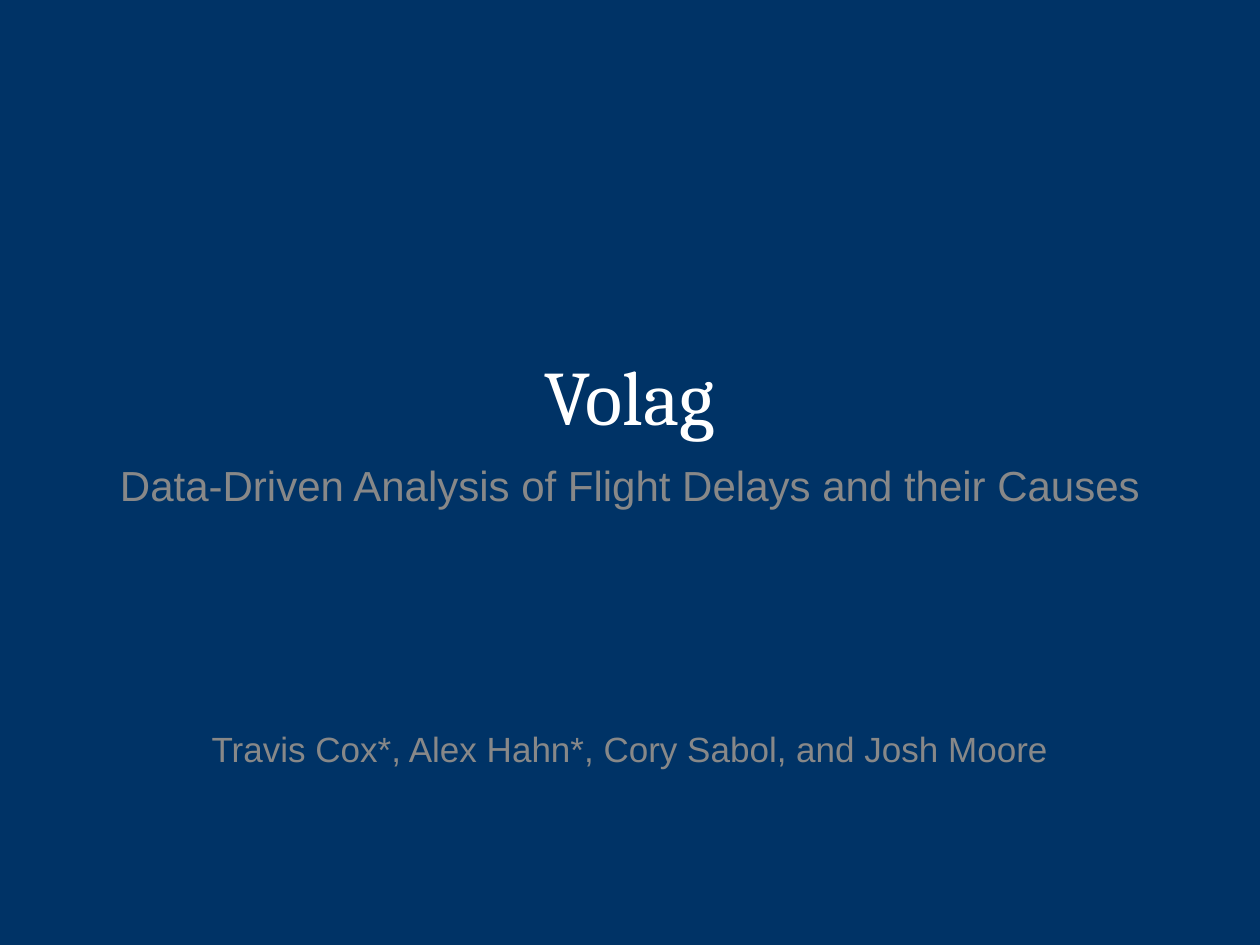
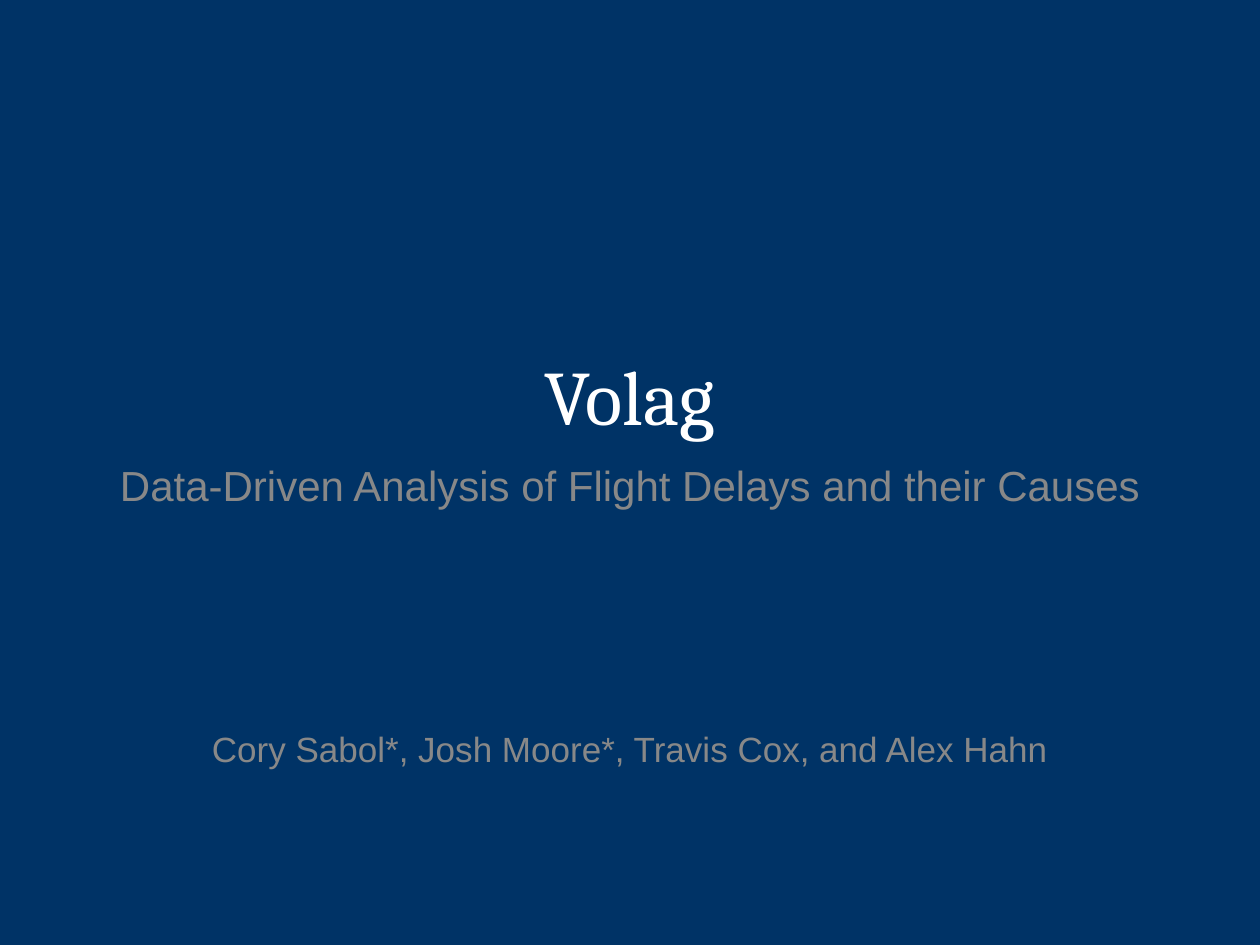
Before and after one commit to UNCG-CSE/Volag, a slide deck: slide 1 of pres/Volag Final Presentation.pptx. Drawn at 1260x945 pixels with LibreOffice and Linux fonts; fonts in the diff are those of the drawing; background and template pictures are left out. Boxes give left, top, right and bottom in pixels: in the first picture for what was removed or moved away, otherwise in the second. Text is boxed around its words. In the diff, an @@ line names an element or a change of style, - is before the commit and + after.

Commit message:
Fix presenter asterisks on final pres slides

```diff
--- a/pres/Volag Final Presentation.pptx
+++ b/pres/Volag Final Presentation.pptx
@@ subtitle at (x1=212, y1=736, x2=1047, y2=769): text changed @@
-Travis Cox*, Alex Hahn*, Cory Sabol, and Josh Moore
+Cory Sabol*, Josh Moore*, Travis Cox, and Alex Hahn
```
Also in this commit, not shown: 1 other file.
